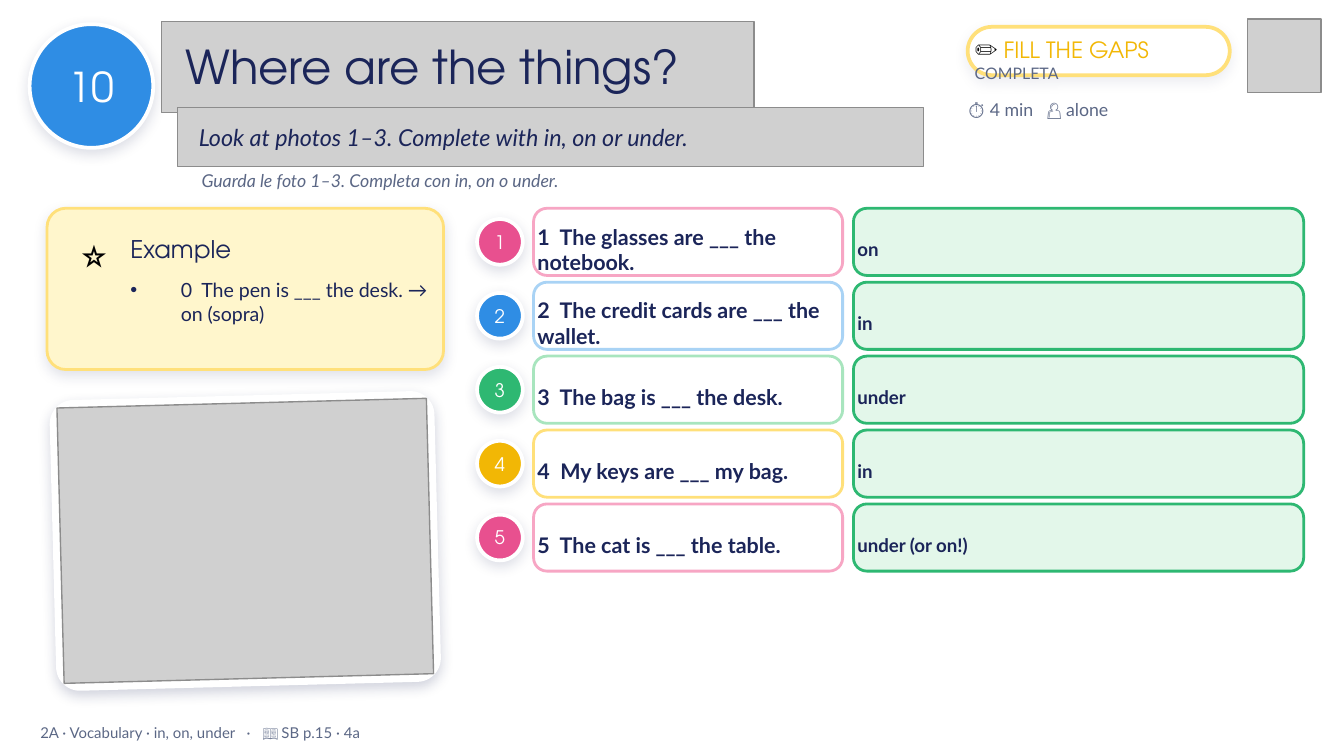
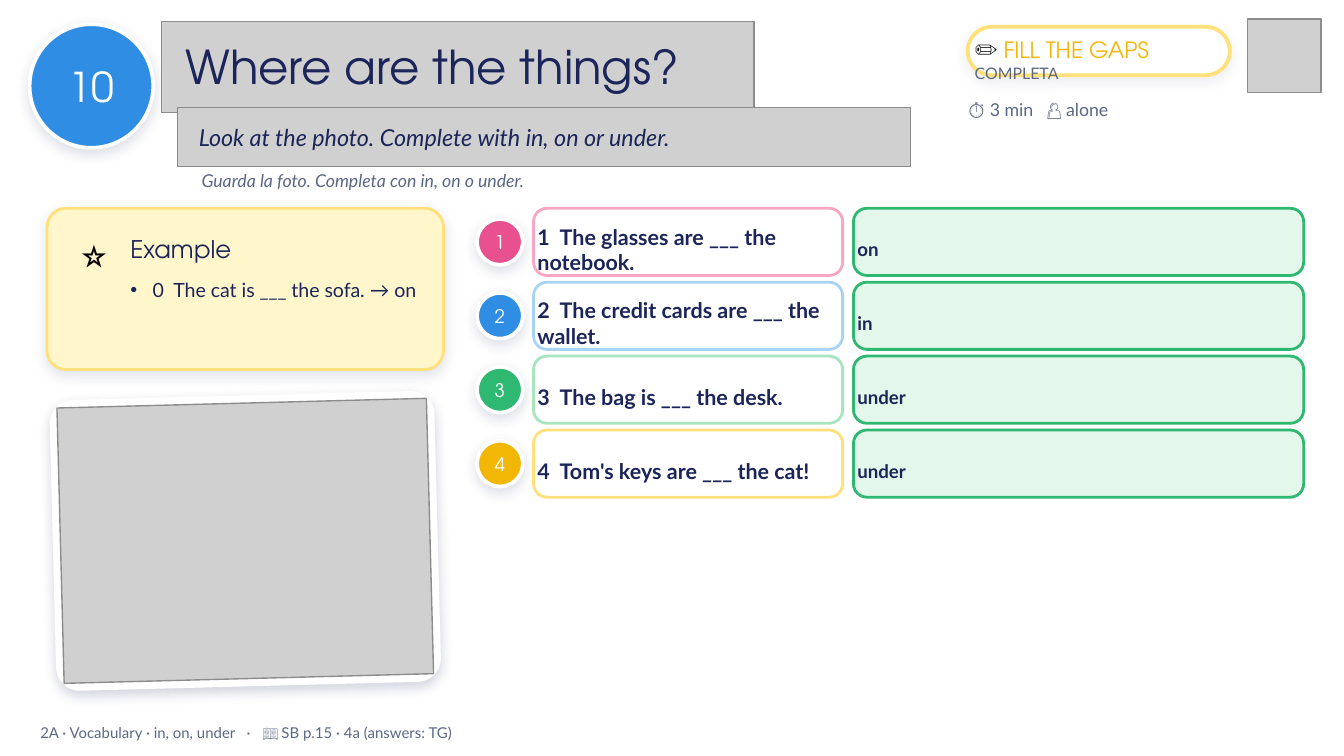
Before and after one commit to londonlanguageschool/Bagheria-, a slide deck: slide 10 of materials/EFE/EFE_2A_Tidy_or_untidy.pptx. Drawn at 1344x756 pixels with LibreOffice and Linux fonts; fonts in the diff are those of the drawing; grey boxes stand for pictures; background and template pictures are left out. Boxes give left, top, right and bottom in pixels: in the first picture for what was removed or moved away, otherwise in the second. Text is boxed around its words. In the diff, an @@ line names an element or a change of style, - is before the commit and + after.

```diff
--- a/materials/EFE/EFE_2A_Tidy_or_untidy.pptx
+++ b/materials/EFE/EFE_2A_Tidy_or_untidy.pptx
@@ picture: place and size @@
-picture at box(177, 108, 923, 167)
+picture at box(177, 108, 911, 167)
@@ text at box(990, 103, 1108, 116): text changed @@
-⏱ 4 min 👤 alone
+⏱ 3 min 👤 alone
@@ text at box(199, 129, 670, 150): text changed @@
-Look at photos 1–3. Complete with in, on or under.
+Look at the photo. Complete with in, on or under.
@@ text at box(202, 174, 524, 190): text changed @@
-Guarda le foto 1–3. Completa con in, on o under.
+Guarda la foto. Completa con in, on o under.
@@ text at box(153, 282, 416, 297): text changed @@
-• 0 The pen is ___ the desk. → on (sopra)
+• 0 The cat is ___ the sofa. → on
@@ text in rounded rectangle at box(537, 463, 809, 483): text changed @@
-4 My keys are ___ my bag.
+4 Tom's keys are ___ the cat!
@@ text in rounded rectangle at box(857, 464, 905, 478): text changed @@
-in
+under
@@ rounded rectangle removed at box(534, 504, 843, 571) @@
-5 The cat is ___ the table.
@@ rounded rectangle removed at box(853, 504, 1304, 571) @@
-under (or on!)
@@ ellipse removed at box(477, 515, 523, 560) @@
-5
@@ text at box(40, 726, 452, 741): text changed @@
-2A · Vocabulary · in, on, under · 📖 SB p.15 · 4a
+2A · Vocabulary · in, on, under · 📖 SB p.15 · 4a (answers: TG)
```
Also in this commit, not shown: 11 other slides changed, 5 slides added, 3 slides removed, 2 other files.
